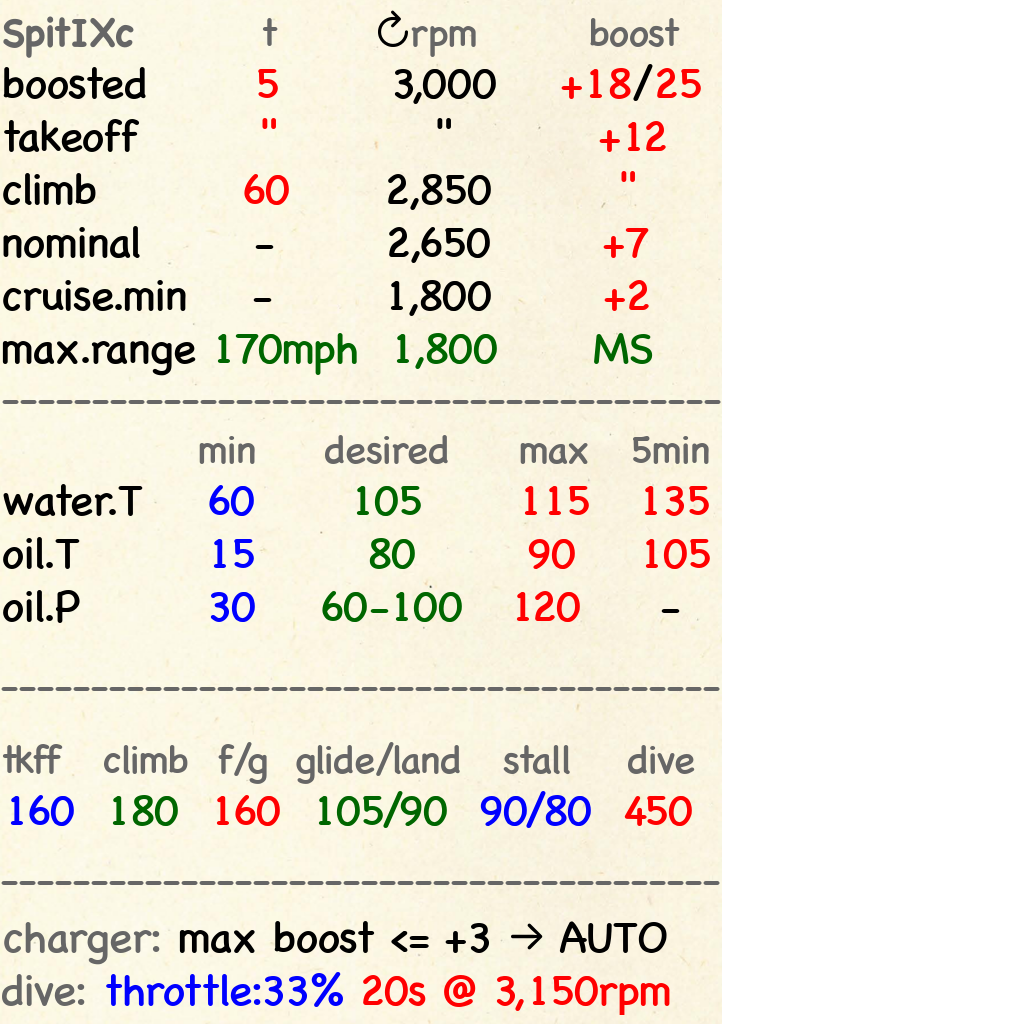
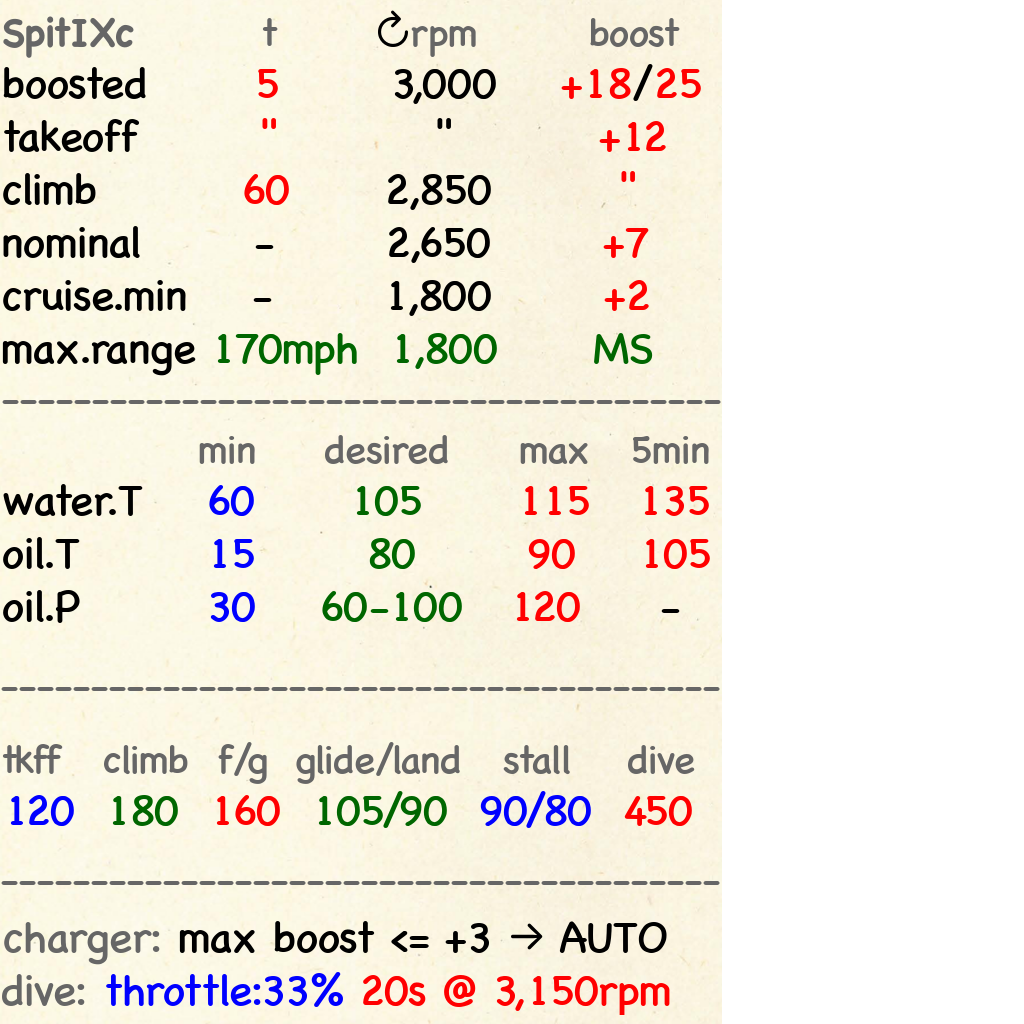
Layered file, before and after one edit (1024x1024). Changes by layer:
painted on "tkff climb f/g glide/l..." over (29, 795, 50, 825)
